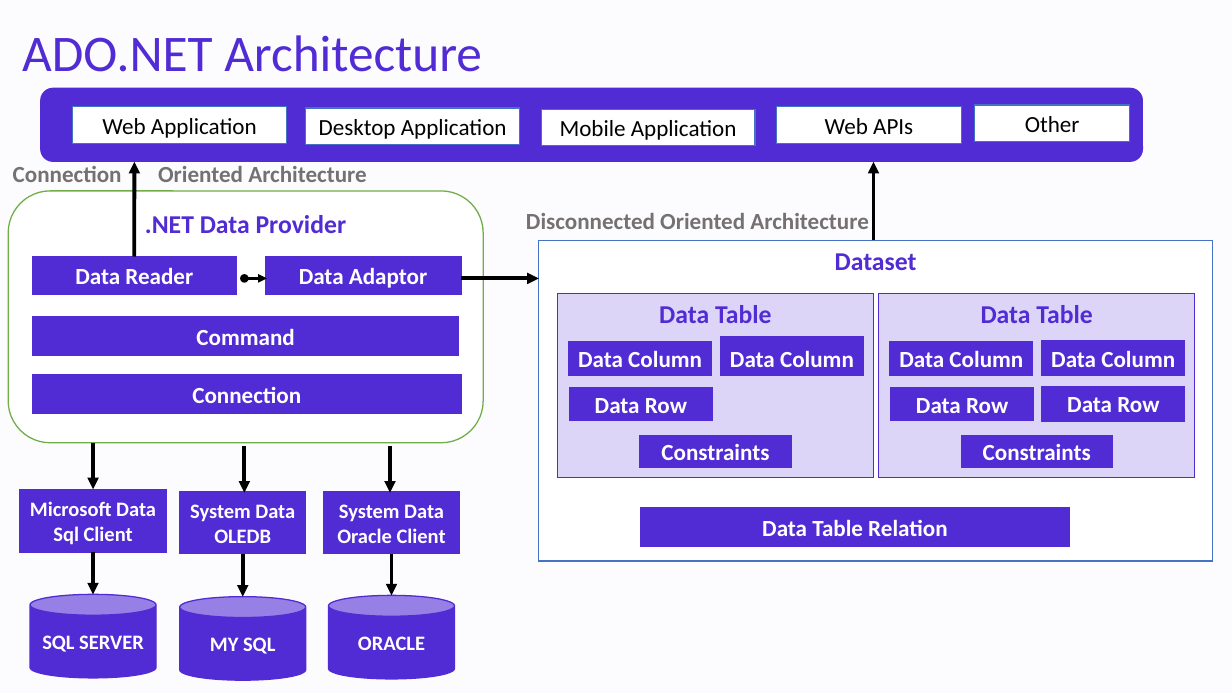
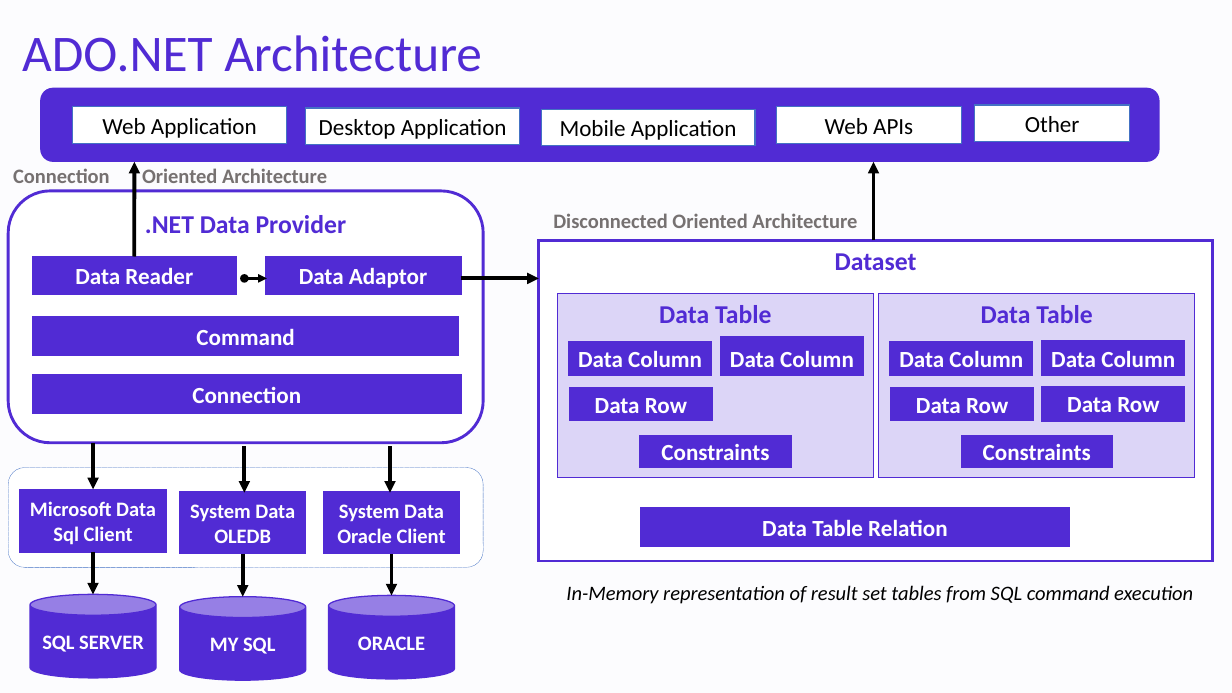
Before and after one commit to NaveenChittimalla/C-Sharp-Fundamentals, a slide deck: slide 19 of docs/C Sharp Programming Language - Fundaments.pptx (slide 18 before the commit). Drawn at 1232x693 pixels with LibreOffice and Linux fonts; fonts in the diff are those of the drawing. Boxes give left, top, right and bottom in pixels: in the first picture for what was removed or moved away, otherwise in the second. Text is boxed around its words. In the diff, an @@ line names an element or a change of style, - is before the commit and + after.

```diff
--- a/docs/C Sharp Programming Language - Fundaments.pptx
+++ b/docs/C Sharp Programming Language - Fundaments.pptx
@@ rounded rectangle resized from (x1=41, y1=89, x2=1142, y2=162) to (x1=41, y1=89, x2=1159, y2=162) @@
@@ text "Connection Oriented Architecture" at (x1=13, y1=168, x2=327, y2=183): size 18 to 16 pt @@
@@ rounded rectangle ".NET Data Provider" at (x1=8, y1=191, x2=483, y2=444): outline #70AD47 1 pt to #512BD4 2.25 pt @@
@@ text "Disconnected Oriented Architecture" moved from (x1=526, y1=213, x2=869, y2=229) to (x1=553, y1=213, x2=857, y2=228) @@
@@ text "Disconnected Oriented Architecture" at (x1=553, y1=213, x2=857, y2=228): size 18 to 16 pt @@
@@ rectangle "Dataset" at (x1=539, y1=240, x2=1213, y2=561): outline #4472C4 1 pt to #512BD4 2.25 pt @@
@@ rounded rectangle added at (x1=8, y1=468, x2=483, y2=567), fill #FFFFFF, outline #4472C4 0.25 pt dashed @@
@@ text added at (x1=566, y1=585, x2=1193, y2=604), 16 pt, text #000000, italic @@
+In-Memory representation of result set tables from SQL command execution
```
Also in this commit, not shown: 10 other slides changed, 4 slides added, 1 other file.
